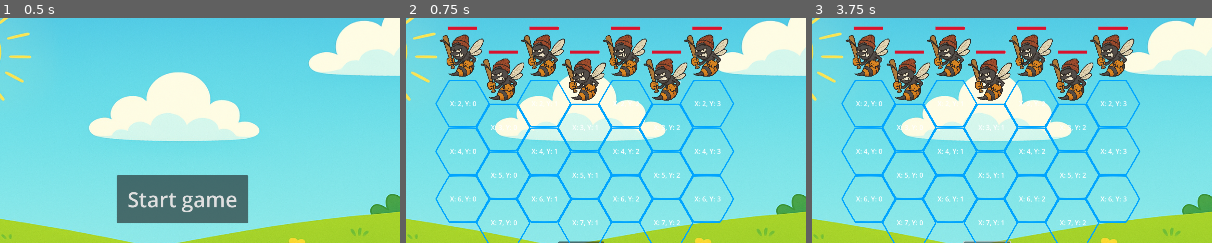
Above: before the commit, frames 1-3 (left to right).
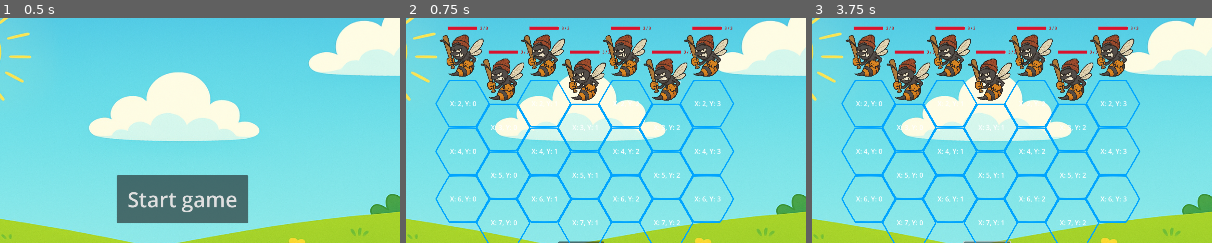
Above: after the commit, the same moments.

Repository: tysia2512/buzzco
Game: Godot game, scene res://scenes/main.tscn
Same seed, same stepped clock (60 frames per second), same inputs: the game is played once before the commit and once after it.
Inputs:
- Up to frame 1 (0.5 s): no input
- Up to frame 2 (0.75 s): click "Start game" at 0.5 s
- Up to frame 3 (3.75 s): click "Launch the assault!" at 1.25 s; click "Skip Level" at 2 s; click "Skip Level" at 2.75 s; click "Spawn a card" at 3.5 s
The pictures show only the part of the screen within x 28-78%, y 10-60%; the shares and areas given below are measured in that part.

Frame 1 is identical in both runs. In frame 2, 0.1% of the frame differs, in the area x 18-82%, y 3-16%; in frame 3, 0.1%.

Commit message:
Add health labels next to the enemies

Diff:
--- a/scenes/generic_enemy.tscn
+++ b/scenes/generic_enemy.tscn
@@ -1,6 +1,7 @@
-[gd_scene load_steps=5 format=3 uid="uid://dhq8ybaxgx175"]
+[gd_scene load_steps=6 format=3 uid="uid://dhq8ybaxgx175"]
 
 [ext_resource type="Script" uid="uid://ciox2q0tgbe5m" path="res://scripts/generic_enemy.gd" id="1_8fubi"]
+[ext_resource type="Script" uid="uid://c2gdu55e32jrq" path="res://scenes/health_display.gd" id="2_fcrdg"]
 [ext_resource type="Script" uid="uid://b5ao8onoqx8is" path="res://scenes/enemy_area.gd" id="2_v2kyb"]
 
 [sub_resource type="StyleBoxFlat" id="StyleBoxFlat_8fubi"]
@@ -19,6 +20,7 @@
 script = ExtResource("1_8fubi")
 
 [node name="HealthDisplay" type="Node2D" parent="."]
+script = ExtResource("2_fcrdg")
 
 [node name="HealthBar" type="ProgressBar" parent="HealthDisplay"]
 offset_left = -61.0
@@ -31,8 +33,12 @@
 show_percentage = false
 
 [node name="HealthLabel" type="Label" parent="HealthDisplay"]
-offset_right = 40.0
-offset_bottom = 23.0
+offset_left = 71.0
+offset_top = -129.0
+offset_right = 111.0
+offset_bottom = -106.0
+theme_override_colors/font_color = Color(0.760784, 0, 0, 1)
+horizontal_alignment = 1
 
 [node name="TextureArea" type="Polygon2D" parent="."]
 visible = false
--- /dev/null
+++ b/scenes/health_display.gd
@@ -0,0 +1,20 @@
+class_name HealthDisplay extends Node2D
+
+@onready var health_bar: ProgressBar = $HealthBar
+@onready var health_label: Label = $HealthLabel
+
+var _max_health
+var _current_health
+
+func set_max_health(h: int):
+	_max_health = h
+	health_bar.max_value = h
+	_update_health_label()
+
+func set_current_health(h: int):
+	_current_health = h
+	health_bar.value = _current_health
+	_update_health_label()
+
+func _update_health_label():
+	health_label.text = "{0} / {1}".format([_current_health, _max_health])
--- a/scripts/generic_enemy.gd
+++ b/scripts/generic_enemy.gd
@@ -12,7 +12,7 @@
 @export var texture: Texture2D
 @export var polygon: PackedVector2Array
 
-@onready var health_bar: ProgressBar = $HealthDisplay/HealthBar
+@onready var health_display: HealthDisplay = $HealthDisplay
 
 @onready var sprite_with_collision: Node2D = $SpriteWithCollision
 @onready var sprite: Sprite2D = $SpriteWithCollision/Sprite2D
@@ -28,6 +28,7 @@
 	var m = sprite.modulate
 	sprite.modulate = Color.RED
 	_health = max(0, _health - attack_points)
+	health_display.set_current_health(_health)
 	await get_tree().create_timer(0.5).timeout
 	if _health == 0:
 		enemy_died.emit(get_parent())
@@ -63,11 +64,8 @@
 	collision_polygon.polygon = polygon
 	area.collision_layer = 2 ** (GameState.EMEMY_COLLISION_LAYER - 1)
 	_health = max_health
-	health_bar.max_value = max_health
-	health_bar.value = _health
-
-func _process(delta: float) -> void:
-	health_bar.value = _health
+	health_display.set_max_health(max_health)
+	health_display.set_current_health(_health)
 
 func should_attack() -> bool:
 	var attacks_this_turn = rng.rand_weighted([attack_chance, 1.0 - attack_chance])
Not shown, added: scenes/health_display.gd.uid
